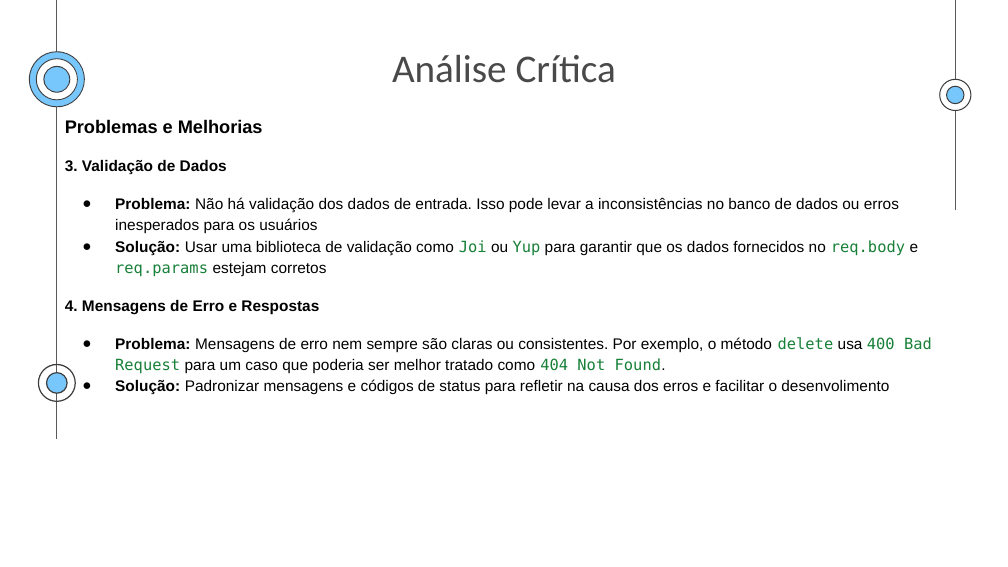
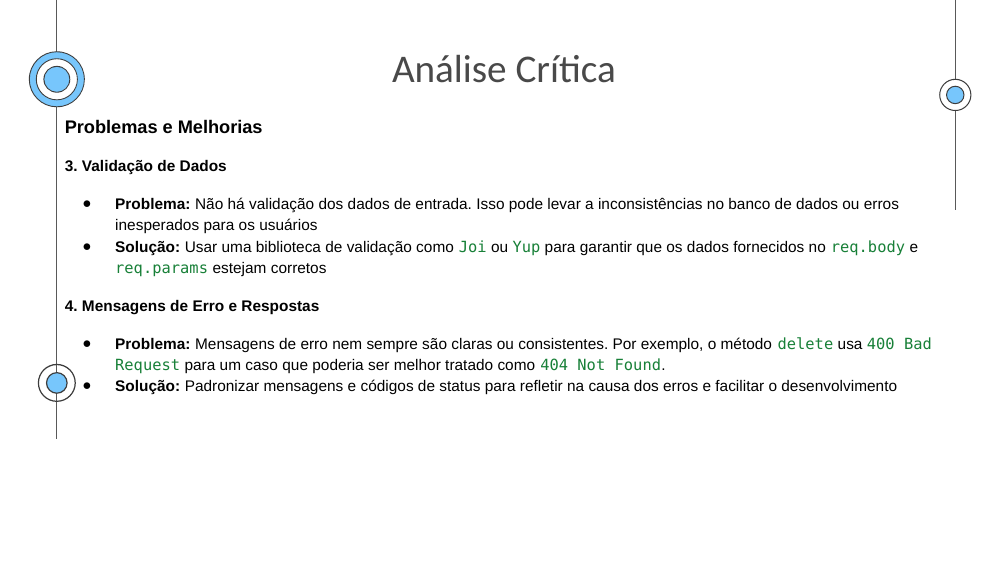
Before and after one commit to PepeuBH/Laborat-rio05-SprintUnica-Parte-1-2, a slide deck: slide 18 of Apresentação Sprint Única/Seminário - LabDesSoft - PlanetaJeans.pptx. Drawn at 1008x567 pixels with LibreOffice and Linux fonts; fonts in the diff are those of the drawing. Boxes give left, top, right and bottom in pixels: in the first picture for what was removed or moved away, otherwise in the second. Text is boxed around its words. In the diff, an @@ line names an element or a change of style, - is before the commit and + after.

Commit message:
Fix - correção no texto da apresentação

```diff
--- a/Apresentação Sprint Única/Seminário - LabDesSoft - PlanetaJeans.pptx
+++ b/Apresentação Sprint Única/Seminário - LabDesSoft - PlanetaJeans.pptx
@@ text at [115,379,897,395]: text changed @@
-● Solução: Padronizar mensagens e códigos de status para refletir na causa dos erros e facilitar o desenvolimento
+● Solução: Padronizar mensagens e códigos de status para refletir na causa dos erros e facilitar o desenvolvimento
```
Also in this commit, not shown: 2 other files.
